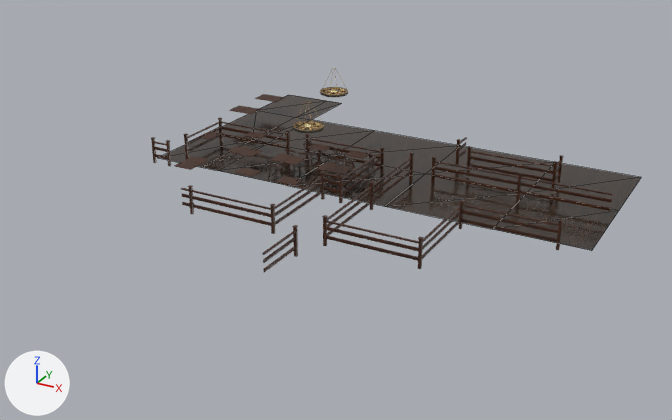
Renders of the glTF model SalaOWW_RT_001.glb from each side of a commit.
Both versions are drawn from a 50 mm lens placed at (17.9, -35.1, 13.7), pointed at (2.2, -6.6, -0.6). Arrows for +X, +Y and +Z are at lower left; the lights stay in place. Mesh edges are drawn as thin lines on the coarser meshes. Where no turn or scale is listed for an object, it has been applied to the vertices.

Names of what the first picture shows: 'Table_A', 'Table_B', 'bordo_mesh', 'floor_B_mesh'.
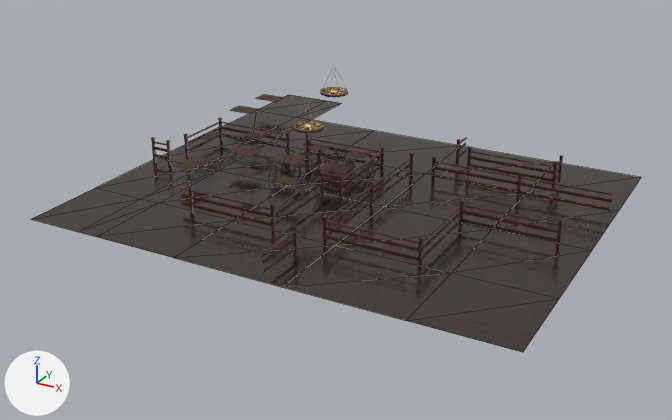
Where the change shows, as pixel boxes (x1, y1, x2, y2) in the pictures (672 x 420 px):
'floor_A_mesh', added: after (31, 158, 592, 352)

The change, as a diff of the scene's bpy script:
```diff
--- a/SalaOWW_RT_001.glb.py
+++ b/SalaOWW_RT_001.glb.py
@@ img_floor_a_lm @@
+img_floor_a_lm = load_image('floor_A_LM', '_unpacked/floor_A_LM', 512, 512, 'sRGB')
@@ mat_floor_a_bake @@
+mat_floor_a_bake = bpy.data.materials.new('floor_A_bake')
+# uses the picture img_floor_a_lm
+# uses the picture img_woodfloor041_2k
+# uses the picture img_woodfloor041_2k_png_color_mod
@@ me_plane_063 @@
+me_plane_063.from_pydata(...)  # 21 vertices, 24 faces; spans x -6.4..11.8, y -7.1..0.0, z 0.0
+me_plane_063.materials.append(mat_floor_a_bake)
@@ ob_floor_a_mesh @@
+ob_floor_a_mesh = bpy.data.objects.new('floor_A_mesh', me_plane_063)
+ob_floor_a_mesh.location = (0.1, -6.67, 0.0)
```
